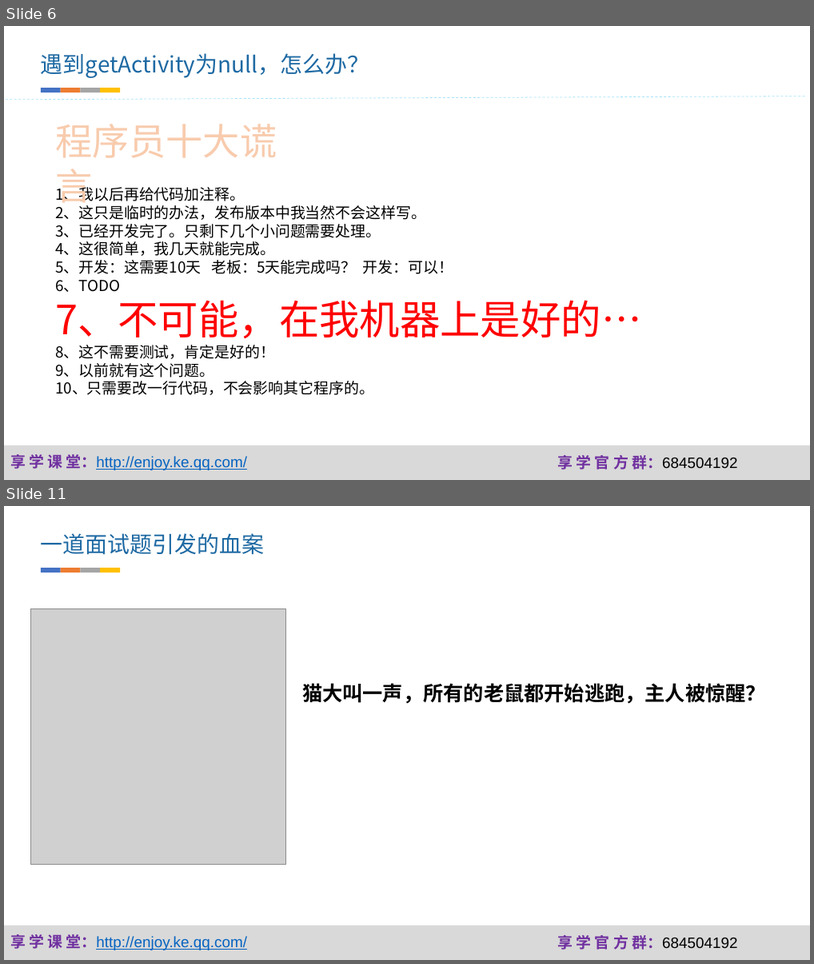
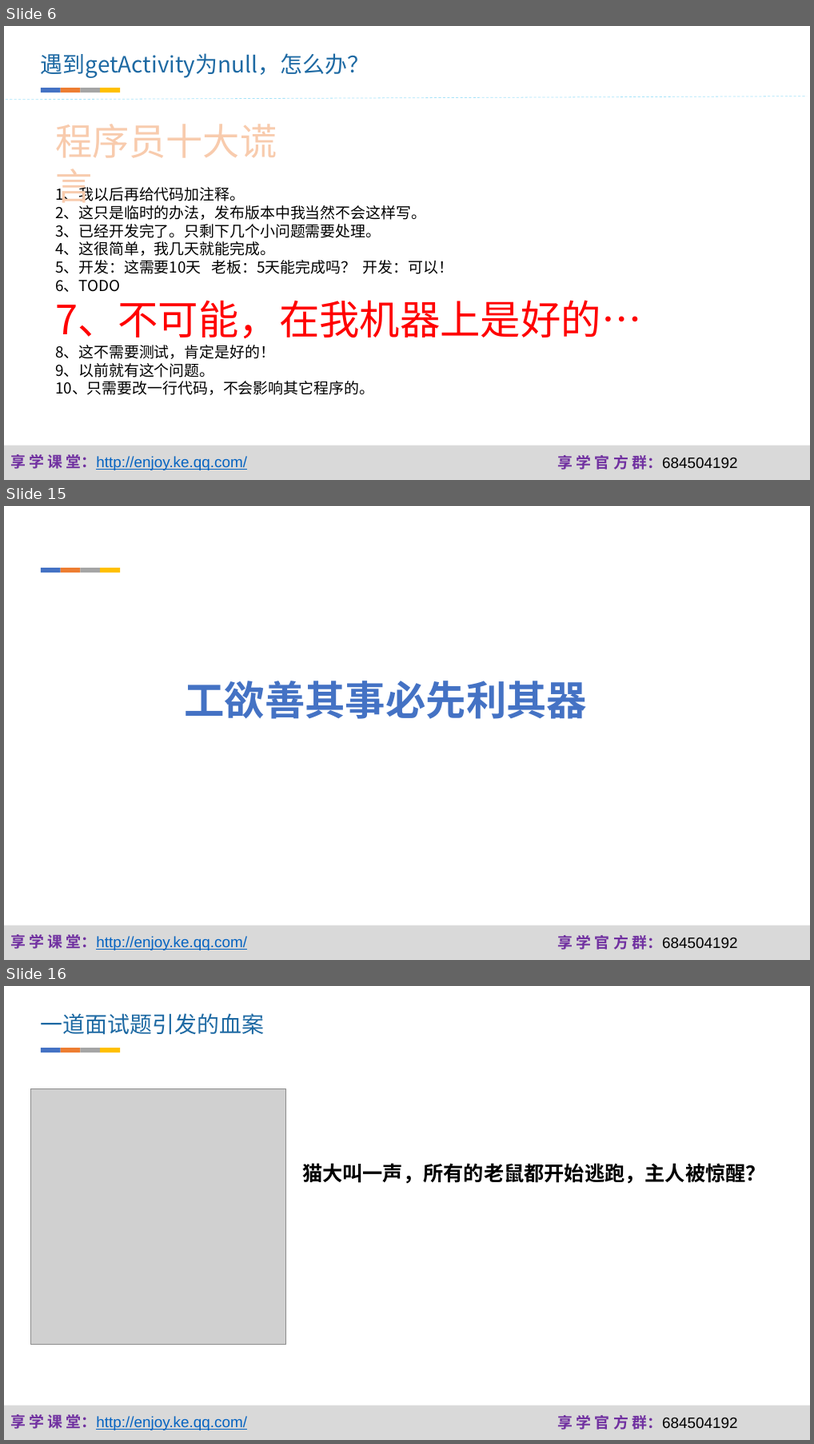
Before and after one commit to fanzhangvip/xiangxue, a slide deck: pre/Android Fragment爬坑记.pptx. Shown one above the other, each under a label of ours: slides 6 and 11 before the commit, slides 6, 15 and 16 after it; the slides between them are not shown. The pictures are 814x964 and 814x1444 pixels, drawn with LibreOffice and Linux fonts; fonts in the diff are those of the drawing; grey boxes stand for pictures; background and template pictures are left out. Boxes give left, top, right and bottom in pixels: in the first picture for what was removed or moved away, otherwise in the second. Text is boxed around its words. In the diff, an @@ line names an element or a change of style, - is before the commit and + after.

```diff
--- a/pre/Android Fragment爬坑记.pptx
+++ b/pre/Android Fragment爬坑记.pptx
@@ slide 15 added at (x1=4, y1=506, x2=810, y2=960), background #FFFFFF; not listed: 3 template elements that a slide beside it also shows @@
@@ group added at (x1=41, y1=568, x2=120, y2=572): 4 rectangles @@
@@ text added at (x1=184, y1=680, x2=587, y2=719), 48 pt, text #4472C4, bold @@
+工欲善其事必先利其器
@@ what was slide 11 is now slide 16 @@
```
Also in this commit, not shown: 8 slides changed, 9 other slides added, 12 other files.
